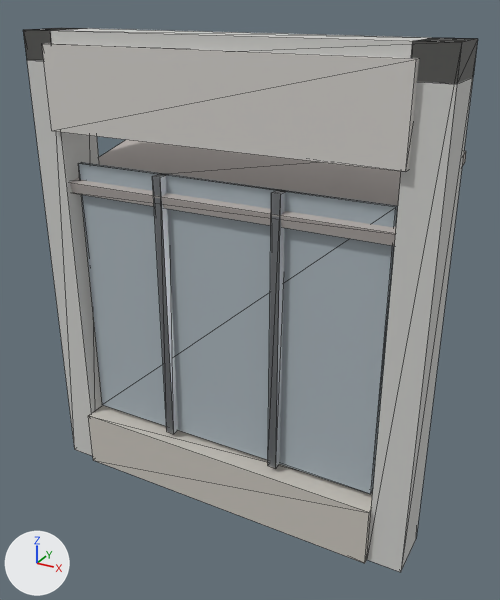
The glTF model public/models/facade/ground_shopfront_awning.lod1.glb, before and after one commit.
The view is the same before and after, from a 50 mm camera at (2.83, -4.51, 4.46) aimed at (0.0, 0.63, 1.89). Every picture has the same lights, and +X, +Y and +Z are marked at lower left. The picture after the commit comes second. Mesh edges are drawn as thin lines. Where no turn or scale is listed for an object, it has been applied to the vertices. Vertices at exactly the same position are counted once.

The first picture shows 'facade_ground_shopfront_awning'.
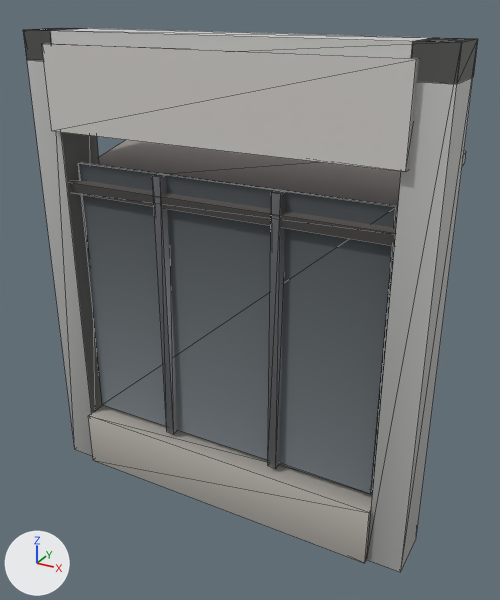
Diff of the bpy script that builds the scene:
```diff
--- a/public/models/facade/ground_shopfront_awning.lod1.glb.py
+++ b/public/models/facade/ground_shopfront_awning.lod1.glb.py
@@ mat_concrete_cast @@
 n0 = _N.new('ShaderNodeBsdfPrincipled'); n0.name = 'Principled BSDF'
-n0.inputs[0].default_value = (0.62, 0.62, 0.6, 1.0)  # 'Base Color', light grey #cececb
 n0.inputs[2].default_value = 0.85  # 'Roughness'
 n1 = _N.new('ShaderNodeOutputMaterial'); n1.name = 'Material Output'
+n2 = _N.new('ShaderNodeMix'); n2.name = 'Mix'
+n2.data_type = 'RGBA'
+n2.blend_type = 'MULTIPLY'
+n2.inputs[0].default_value = 1.0  # 'Factor'
+n2.inputs[7].default_value = (0.62, 0.62, 0.6, 1.0)  # 'B', light grey #cececb
+n3 = _N.new('ShaderNodeVertexColor'); n3.name = 'Color Attribute'
 _L.new(n0.outputs[0], n1.inputs[0])  # 'BSDF' to 'Surface'
+_L.new(n2.outputs[2], n0.inputs[0])  # 'Result' to 'Base Color'
+_L.new(n3.outputs[0], n2.inputs[6])  # 'Color' to 'A'
@@ mat_timber_painted @@
 n0 = _N.new('ShaderNodeBsdfPrincipled'); n0.name = 'Principled BSDF'
-n0.inputs[0].default_value = (0.58, 0.55, 0.5, 1.0)  # 'Base Color', light grey #c8c4bc
 n0.inputs[2].default_value = 0.85  # 'Roughness'
 n1 = _N.new('ShaderNodeOutputMaterial'); n1.name = 'Material Output'
+n2 = _N.new('ShaderNodeMix'); n2.name = 'Mix'
+n2.data_type = 'RGBA'
+n2.blend_type = 'MULTIPLY'
+n2.inputs[0].default_value = 1.0  # 'Factor'
+n2.inputs[7].default_value = (0.58, 0.55, 0.5, 1.0)  # 'B', light grey #c8c4bc
+n3 = _N.new('ShaderNodeVertexColor'); n3.name = 'Color Attribute'
 _L.new(n0.outputs[0], n1.inputs[0])  # 'BSDF' to 'Surface'
+_L.new(n2.outputs[2], n0.inputs[0])  # 'Result' to 'Base Color'
+_L.new(n3.outputs[0], n2.inputs[6])  # 'Color' to 'A'
@@ mat_glass_shop @@
 n0 = _N.new('ShaderNodeBsdfPrincipled'); n0.name = 'Principled BSDF'
-n0.inputs[0].default_value = (0.4, 0.46, 0.5, 1.0)  # 'Base Color', grey #aab5bc
 n0.inputs[2].default_value = 0.85  # 'Roughness'
 n1 = _N.new('ShaderNodeOutputMaterial'); n1.name = 'Material Output'
+n2 = _N.new('ShaderNodeMix'); n2.name = 'Mix'
+n2.data_type = 'RGBA'
+n2.blend_type = 'MULTIPLY'
+n2.inputs[0].default_value = 1.0  # 'Factor'
+n2.inputs[7].default_value = (0.4, 0.46, 0.5, 1.0)  # 'B', grey #aab5bc
+n3 = _N.new('ShaderNodeVertexColor'); n3.name = 'Color Attribute'
 _L.new(n0.outputs[0], n1.inputs[0])  # 'BSDF' to 'Surface'
+_L.new(n2.outputs[2], n0.inputs[0])  # 'Result' to 'Base Color'
+_L.new(n3.outputs[0], n2.inputs[6])  # 'Color' to 'A'
@@ mat_metal_painted @@
 n0 = _N.new('ShaderNodeBsdfPrincipled'); n0.name = 'Principled BSDF'
-n0.inputs[0].default_value = (0.38, 0.4, 0.42, 1.0)  # 'Base Color', grey #a6aaad
 n0.inputs[1].default_value = 1.0  # 'Metallic'
@@ mat_metal_painted @@
 n1 = _N.new('ShaderNodeOutputMaterial'); n1.name = 'Material Output'
+n2 = _N.new('ShaderNodeMix'); n2.name = 'Mix'
+n2.data_type = 'RGBA'
+n2.blend_type = 'MULTIPLY'
+n2.inputs[0].default_value = 1.0  # 'Factor'
+n2.inputs[7].default_value = (0.38, 0.4, 0.42, 1.0)  # 'B', grey #a6aaad
+n3 = _N.new('ShaderNodeVertexColor'); n3.name = 'Color Attribute'
 _L.new(n0.outputs[0], n1.inputs[0])  # 'BSDF' to 'Surface'
+_L.new(n2.outputs[2], n0.inputs[0])  # 'Result' to 'Base Color'
+_L.new(n3.outputs[0], n2.inputs[6])  # 'Color' to 'A'
@@ mat_plastic_signage @@
 n0 = _N.new('ShaderNodeBsdfPrincipled'); n0.name = 'Principled BSDF'
-n0.inputs[0].default_value = (0.65, 0.63, 0.6, 1.0)  # 'Base Color', light grey #d3d0cb
 n0.inputs[2].default_value = 0.85  # 'Roughness'
 n1 = _N.new('ShaderNodeOutputMaterial'); n1.name = 'Material Output'
+n2 = _N.new('ShaderNodeMix'); n2.name = 'Mix'
+n2.data_type = 'RGBA'
+n2.blend_type = 'MULTIPLY'
+n2.inputs[0].default_value = 1.0  # 'Factor'
+n2.inputs[7].default_value = (0.65, 0.63, 0.6, 1.0)  # 'B', light grey #d3d0cb
+n3 = _N.new('ShaderNodeVertexColor'); n3.name = 'Color Attribute'
 _L.new(n0.outputs[0], n1.inputs[0])  # 'BSDF' to 'Surface'
+_L.new(n2.outputs[2], n0.inputs[0])  # 'Result' to 'Base Color'
+_L.new(n3.outputs[0], n2.inputs[6])  # 'Color' to 'A'
@@ mat_fabric_awning @@
 n0 = _N.new('ShaderNodeBsdfPrincipled'); n0.name = 'Principled BSDF'
-n0.inputs[0].default_value = (0.48, 0.44, 0.42, 1.0)  # 'Base Color', grey #b8b1ad
 n0.inputs[2].default_value = 0.85  # 'Roughness'
 n1 = _N.new('ShaderNodeOutputMaterial'); n1.name = 'Material Output'
+n2 = _N.new('ShaderNodeMix'); n2.name = 'Mix'
+n2.data_type = 'RGBA'
+n2.blend_type = 'MULTIPLY'
+n2.inputs[0].default_value = 1.0  # 'Factor'
+n2.inputs[7].default_value = (0.48, 0.44, 0.42, 1.0)  # 'B', grey #b8b1ad
+n3 = _N.new('ShaderNodeVertexColor'); n3.name = 'Color Attribute'
 _L.new(n0.outputs[0], n1.inputs[0])  # 'BSDF' to 'Surface'
+_L.new(n2.outputs[2], n0.inputs[0])  # 'Result' to 'Base Color'
+_L.new(n3.outputs[0], n2.inputs[6])  # 'Color' to 'A'
@@ me_facade_ground_shopfront_awning @@
 me_facade_ground_shopfront_awning.from_pydata(...)  # 84 vertices, 132 faces; spans x -1.8..1.8, y -0.79..0.79, z -2.1..2.1
-me_facade_ground_shopfront_awning.vertices[8].co = (1.8, -0.28, 2.1)  # pixel (477, 38)
-me_facade_ground_shopfront_awning.vertices[9].co = (1.8, -0.73, 2.1)  # pixel (461, 42)
-me_facade_ground_shopfront_awning.vertices[10].co = (1.5, -0.73, -2.1)  # pixel (366, 559)
-me_facade_ground_shopfront_awning.vertices[11].co = (1.8, -0.73, -2.1)  # pixel (400, 572)
-me_facade_ground_shopfront_awning.vertices[12].co = (1.5, -0.73, 2.1)  # pixel (412, 41)
-me_facade_ground_shopfront_awning.vertices[13].co = (1.8, -0.28, -2.1)  # pixel (416, 538)
-me_facade_ground_shopfront_awning.vertices[14].co = (1.5, -0.28, -2.1)
-me_facade_ground_shopfront_awning.vertices[15].co = (1.5, -0.28, 2.1)  # pixel (432, 37)
+# me_facade_ground_shopfront_awning part 1
+me_facade_ground_shopfront_awning.vertices[8].co = (1.5, -0.73, -2.1)  # pixel (366, 559)
+me_facade_ground_shopfront_awning.vertices[9].co = (1.8, -0.73, -2.1)  # pixel (400, 572)
+me_facade_ground_shopfront_awning.vertices[10].co = (1.8, -0.73, 2.1)  # pixel (461, 42)
+me_facade_ground_shopfront_awning.vertices[11].co = (1.5, -0.73, 2.1)  # pixel (412, 41)
+me_facade_ground_shopfront_awning.vertices[12].co = (1.8, -0.28, -2.1)  # pixel (416, 538)
+me_facade_ground_shopfront_awning.vertices[13].co = (1.5, -0.28, -2.1)
+me_facade_ground_shopfront_awning.vertices[14].co = (1.5, -0.28, 2.1)  # pixel (432, 37)
+me_facade_ground_shopfront_awning.vertices[15].co = (1.8, -0.28, 2.1)  # pixel (477, 38)
 me_facade_ground_shopfront_awning.materials.append(mat_concrete_cast)
```

Pixel boxes [x1, y1, x2, y2] of what changed, in the pictures (500 x 600 px):
'facade_ground_shopfront_awning', recoloured, reshaped (darker): [23, 28, 478, 572] in both
